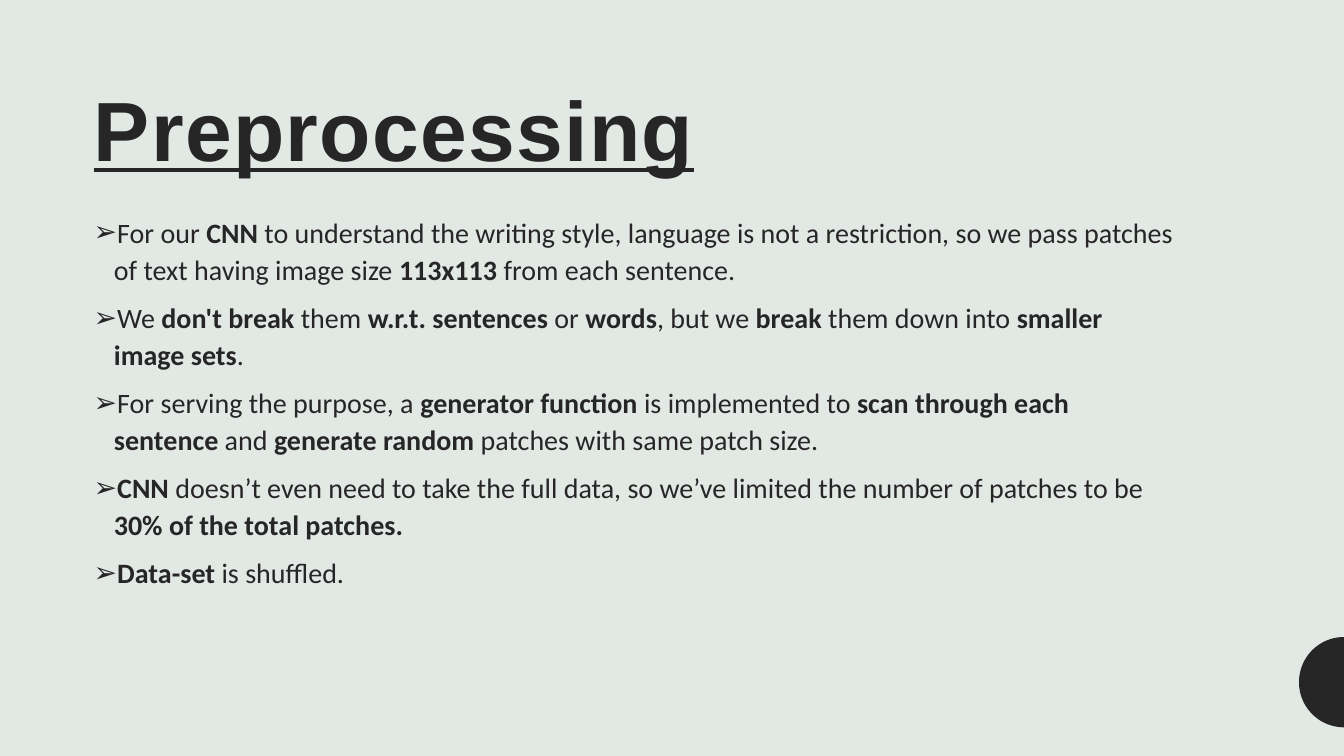
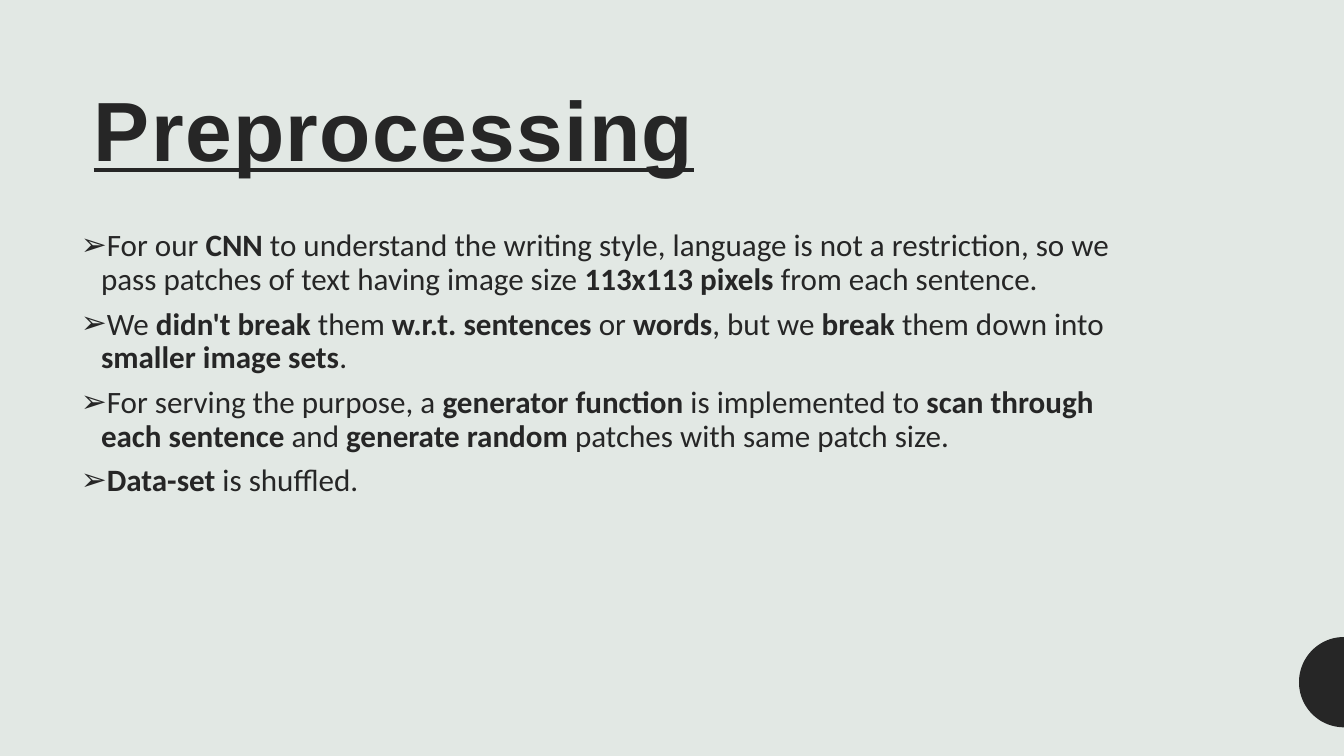
Before and after one commit to Gourav1695/BTech_major_project, a slide deck: slide 9 of BTech_Final_Project_Handwritting_analysis.pptx (slide 5 before the commit). Drawn at 1344x756 pixels with LibreOffice and Linux fonts; fonts in the diff are those of the drawing. Boxes give left, top, right and bottom in pixels: in the first picture for what was removed or moved away, otherwise in the second. Text is boxed around its words. In the diff, an @@ line names an element or a change of style, - is before the commit and + after.

```diff
--- a/BTech_Final_Project_Handwritting_analysis.pptx
+++ b/BTech_Final_Project_Handwritting_analysis.pptx
@@ text "For our CNN to understand ...": place and size @@
-text "For our CNN to understand ..." at box(114, 223, 1172, 583)
+text "For our CNN to understand ..." at box(101, 234, 1108, 492)
@@ text at box(101, 234, 1108, 374): text changed; size 20 to 22.2 pt @@
-➢ For our CNN to understand the writing style, language is not a restriction, so we pass patches of text having image size 113x113 from each sentence.
-➢ We don't break them w.r.t. sentences or words, but we break them down into smaller image sets.
+➢ For our CNN to understand the writing style, language is not a restriction, so we pass patches of text having image size 113x113 pixels from each sentence.
+➢ We didn't break them w.r.t. sentences or words, but we break them down into smaller image sets.
@@ text at box(101, 391, 1094, 492): size 20 to 22.2 pt in "For serving the purpose, a generator function ...", "Data-set is shuffled."; line spacing 1.1 to 0.9 @@
@@ text at box(114, 478, 1143, 540): paragraph removed @@
-➢ CNN doesn’t even need to take the full data, so we’ve limited the number of patches to be 30% of the total patches.
```
Also in this commit, not shown: 3 other slides changed, 6 slides added, 1 other file.
